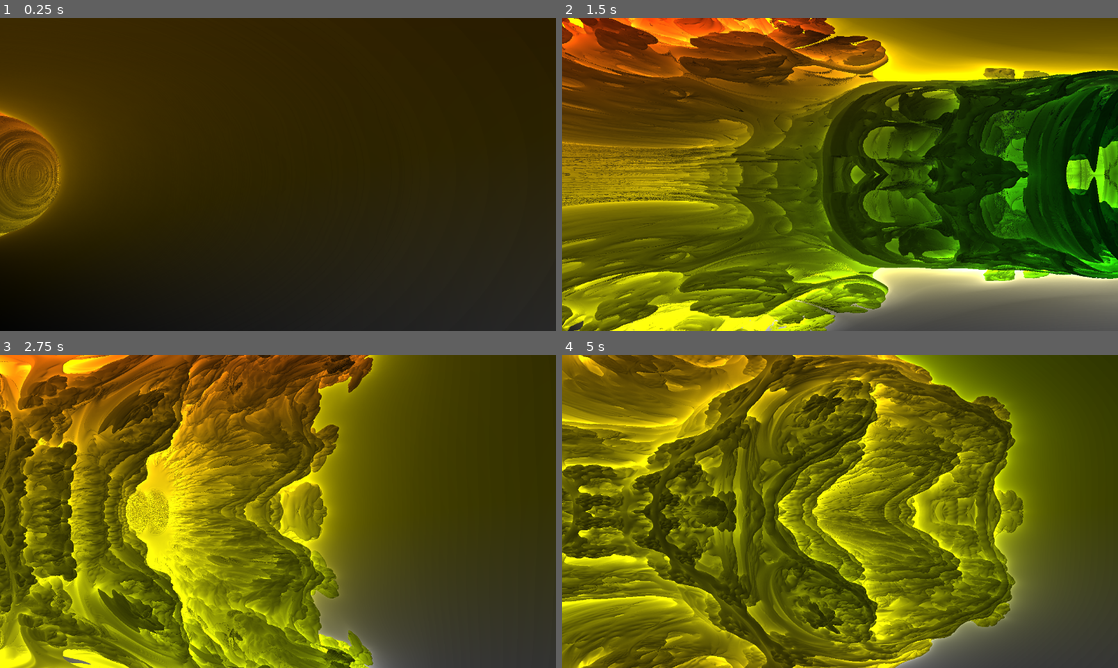
Above: before the commit, frames 1-4 (two rows, left to right).
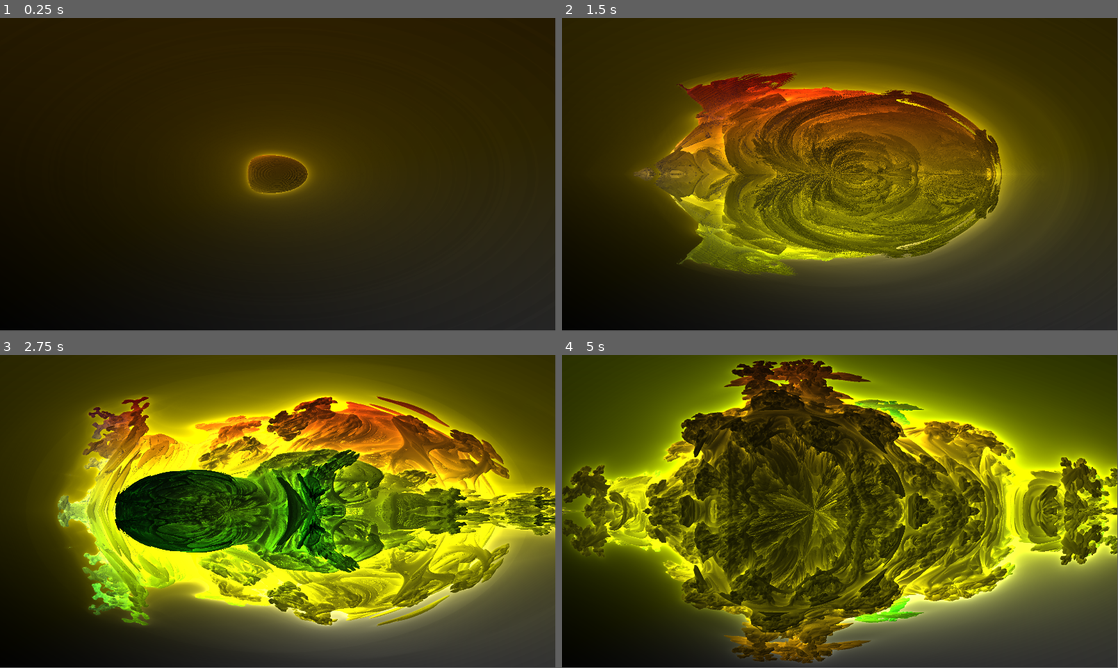
Above: after the commit, the same moments.

Repository: drew-y/godot-fractals
Game: Godot game, scene res://World.tscn
Same seed, same stepped clock (60 frames per second), same inputs: the game is played once before the commit and once after it.
Inputs:
- Up to frame 1 (0.25 s): no input
- Up to frame 2 (1.5 s): no input
- Up to frame 3 (2.75 s): no input
- Up to frame 4 (5 s): no input
The window is 800x450 before the commit and 799x449 after it. Grey fills any space a smaller window leaves; there, only what the larger window draws over its background counts as a difference.

The runs differ from the first frame. In frame 1, 15% of the frame differs, in the area x 0-100%, y 0-100%; in frame 2, 93%; in frame 3, 82%; in frame 4, 74%.

Commit message:
Better mandlebulb camera position

Diff:
--- a/World.tscn
+++ b/World.tscn
@@ -6,8 +6,8 @@
 shader = ExtResource( 1 )
 shader_param/max_steps = 250
 shader_param/min_hit_dist = 0.001
-shader_param/max_trace_dist = 400.0
-shader_param/darkness = 37.0
+shader_param/max_trace_dist = 200.0
+shader_param/darkness = 35.0
 shader_param/mandlebulb_iterations = 15
 shader_param/mandlebulb_sale = 0.3
 
@@ -17,8 +17,8 @@
 material = SubResource( 1 )
 anchor_right = 1.0
 anchor_bottom = 1.0
-margin_right = 1280.0
-margin_bottom = 720.0
+margin_right = 1920.0
+margin_bottom = 1080.0
 __meta__ = {
 "_edit_use_anchors_": false
 }
--- a/mandlebulb.shader
+++ b/mandlebulb.shader
@@ -3,16 +3,16 @@
 //////////////////////
 // Raymarch Config
 //////////////////////
-uniform int max_steps = 25;
+uniform int max_steps = 100;
 uniform float min_hit_dist = 0.001;
 uniform float max_trace_dist = 200.0;
-uniform float darkness = 12.0;
+uniform float darkness = 35.0;
 
 //////////////////////
 // MandleBulb Config
 //////////////////////
 uniform int mandlebulb_iterations = 15;
-uniform float mandlebulb_sale = 0.5;
+uniform float mandlebulb_sale = 0.3;
 
 vec3 saturate(vec3 color) {
 	return clamp(color, 0.0, 1.0);
@@ -23,7 +23,8 @@
 	vec3 z = pos;
 	float dr = 1.;
 	float r = 0.0;
-    float power = 1.0 + abs(sin(time / 25.0) * 20.0);
+    float power = 1.0 + abs(sin(time / 25.0) * 10.0);
+    // float power = 8.0;
 
 	int iterations = 0;
 	while (iterations < mandlebulb_iterations) {
@@ -119,10 +120,10 @@
 
 void fragment() {
 	// Camera position is also our ray origin
-    vec3 cam_pos = vec3(-8, 0.0, -5.0);
-	vec3 look_at = vec3(1.5, 0.0, 0.0);
+    vec3 cam_pos = vec3(sin(TIME / 20.0) * 5.0, 0, -5.0);
+	vec3 look_at = vec3(0.0, 0.0, 0.0);
 	vec2 uv = UV - vec2(0.5);
-    vec3 ray_dir = get_ray_dir(uv, cam_pos, look_at, 7.0);
+    vec3 ray_dir = get_ray_dir(uv, cam_pos, look_at, 2.0);
 
     // Time varying pixel color
     vec3 col = ray_march(cam_pos, ray_dir, UV, TIME);
--- a/project.godot
+++ b/project.godot
@@ -16,8 +16,10 @@
 
 [display]
 
-window/size/width=1280
-window/size/height=720
+window/size/width=1920
+window/size/height=1080
+window/size/borderless=true
+window/size/fullscreen=true
 
 [physics]
 
